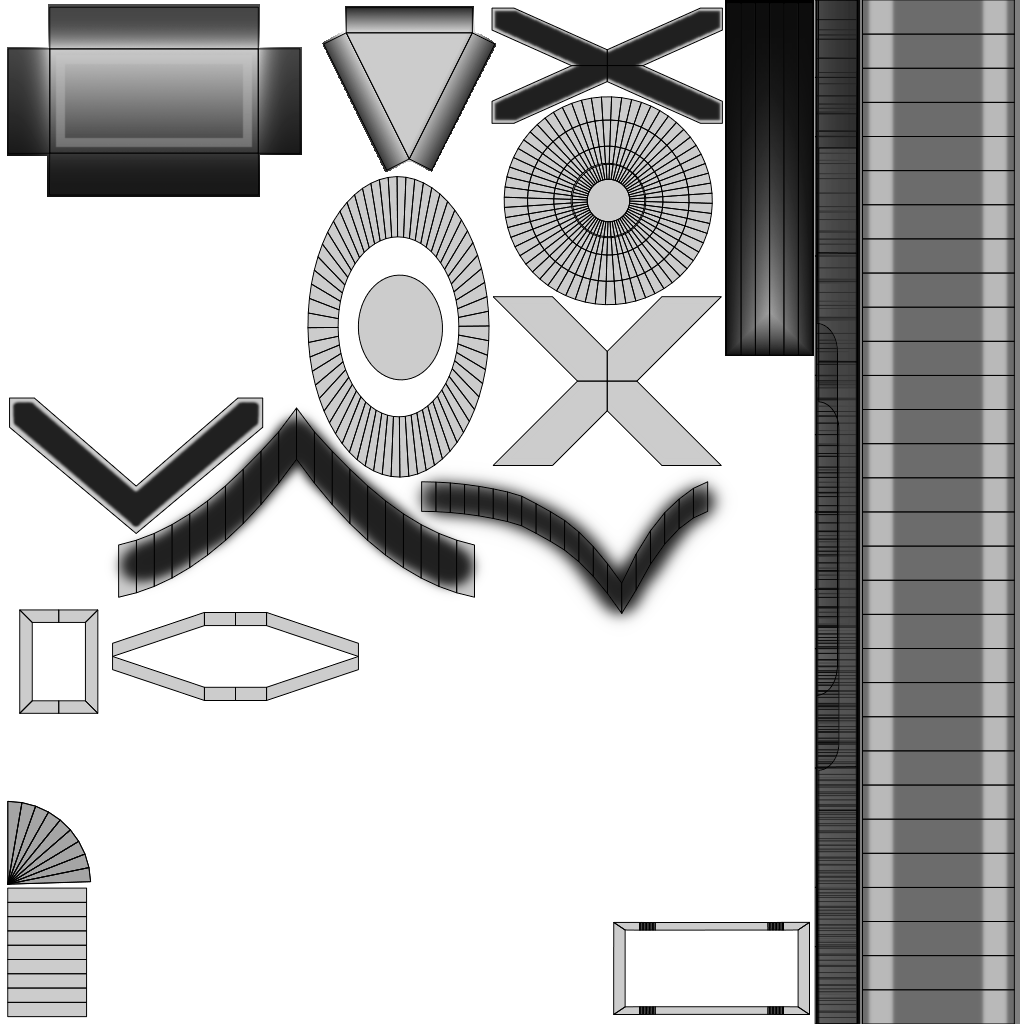
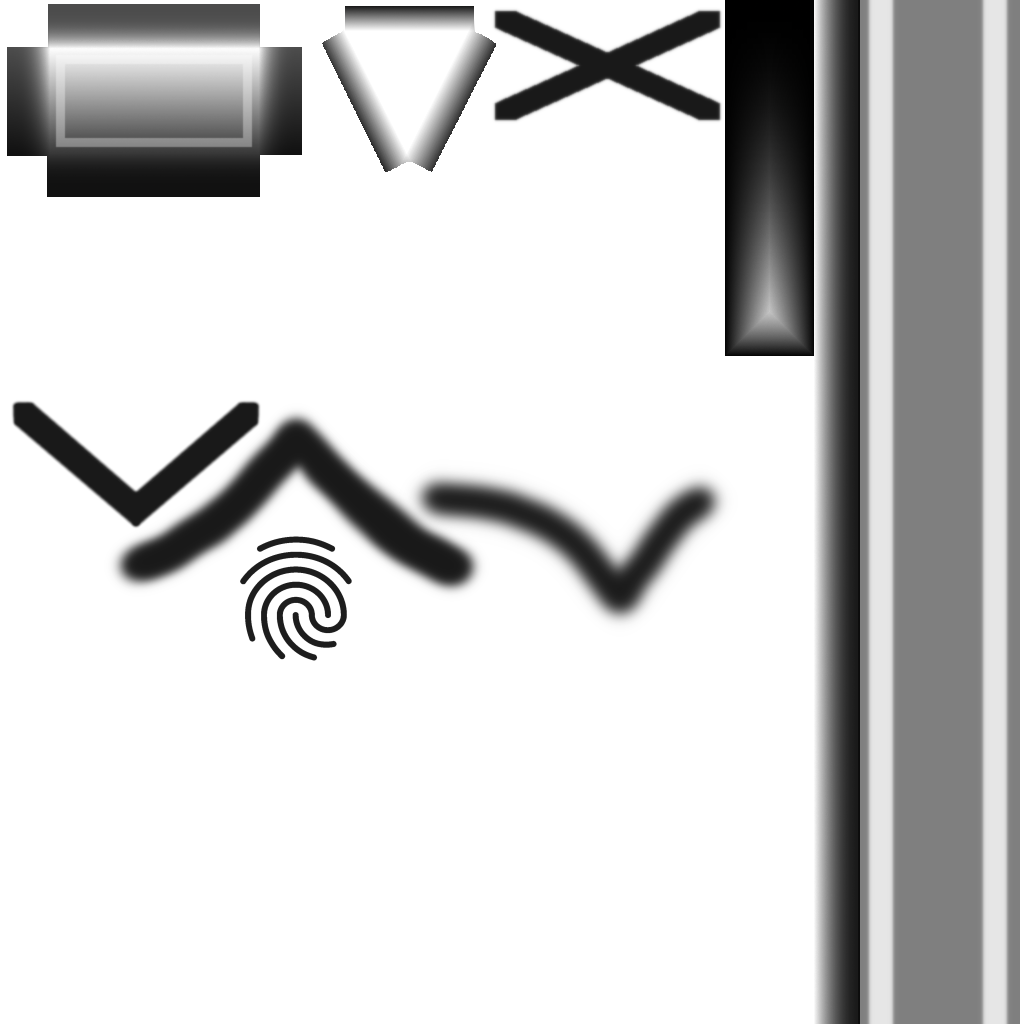
The second 1024 x 1024 image is a revision of the first. Changes to its layers:
hid group "uvLayout" (18 layers) over <box>7,0,1015,1024</box>
added layer "FingerPrintIcon" above "Tap" over <box>240,536,352,661</box>
